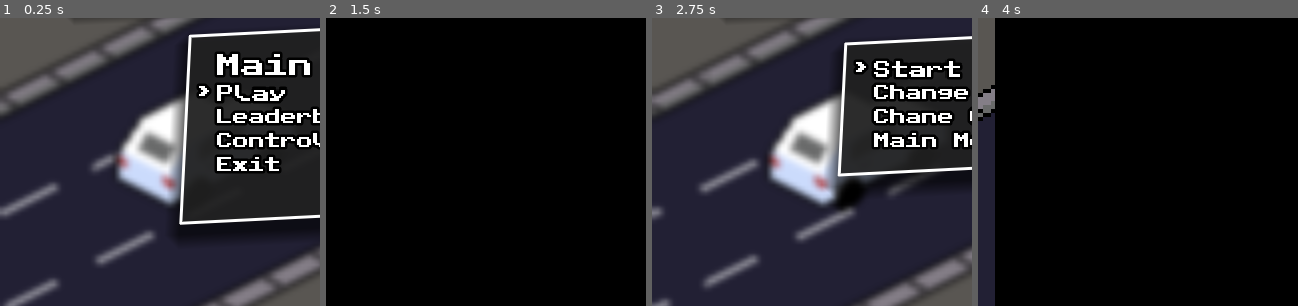
Above: before the commit, frames 1-4 (left to right).
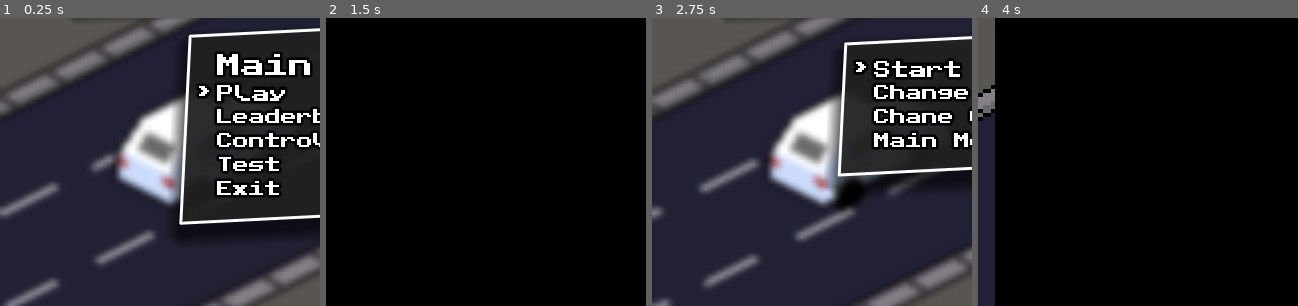
Above: after the commit, the same moments.

Repository: Antisune101/2D-Racer-The-Sequel
Game: Godot game, scene res://scenes/title_screen.tscn
Same seed, same stepped clock (60 frames per second), same inputs: the game is played once before the commit and once after it.
Inputs (mouse positions are % of the whole screen's width and height, from its top left):
- Up to frame 1 (0.25 s): no input
- Up to frame 2 (1.5 s): move the mouse to (72, 45) at 0.52 s; hold D (steer_right) 0.53-1.28 s; hold W (boost) 0.53-1.28 s; tap Space (ui_select) at 0.77 s; move the mouse to (30, 55) at 1.27 s; hold S (brake) from 1.28 s (still down); tap W (boost) at 1.35 s
- Up to frame 3 (2.75 s): tap Space (ui_select) at 1.52 s; move the mouse to (60, 28) at 2.02 s; release S (brake) at 2.03 s; hold D (steer_right) from 2.03 s (still down); hold W (boost) from 2.03 s (still down)
- Up to frame 4 (4 s): move the mouse to (45, 70) at 2.77 s; release D (steer_right) at 2.78 s; release W (boost) at 2.78 s; hold Up (ui_up) 2.78-3.53 s; tap W (boost) at 2.85 s; tap Space (ui_select) at 3.02, 3.77 s; move the mouse to (80, 65) at 3.52 s; hold A (steer_left) from 3.53 s (still down); hold W (boost) from 3.53 s (still down)
The pictures show only the part of the screen within x 0-50%, y 35-85%; the shares and areas given below are measured in that part.

The runs differ from the first frame. In frame 1, 1.4% of the frame differs, in the area x 67-88%, y 47-63%; in frame 2, nothing differs; in frame 3, less than 0.1%; in frame 4, nothing differs.

Commit message:
Dirty backup

Diff:
--- a/autoload/globals.gd
+++ b/autoload/globals.gd
@@ -6,6 +6,12 @@
 signal player_speed_updated
 signal player_color_updated(new_color: int)
 signal reload_menu_cursor
+signal osk_letter_input(letter: String)
+
+# Signals related to the on screen keyboard or O.S.K for short
+signal osk_delete_input
+signal osk_space_input
+signal osk_enter_input
 
 enum CarColors {
 	RED,
--- a/autoload/scene_manager.gd
+++ b/autoload/scene_manager.gd
@@ -1,4 +1,5 @@
 extends Node2D
+
 
 @export_category("Trans Animation")
 @export var duration: float
@@ -7,7 +8,7 @@
 
 var current_scene: String = "main_menu"
 var is_transitioning: bool = false
-
+var is_covered: bool = false
 
 @onready var cover: ColorRect = $CanvasLayer/ColorRect
 @onready var cover_width: float = cover.size.x
@@ -16,6 +17,7 @@
 const SCENES: Dictionary = {
 	"main_menu": "res://scenes/title_screen.tscn",
 	"game": "res://scenes/game.tscn",
+	"hall_of_fame": "res://scenes/hall_of_fame.tscn",
 	"debug": "res://scenes/debug_game.tscn",
 	"customize": "res://scenes/customize_scene.tscn"
 }
@@ -45,12 +47,13 @@
 
 
 func cover_screen() -> void:
+	is_covered = true
+	cover.position = Vector2(-cover_width, 0)
 	await get_tween().set_ease(Tween.EASE_IN).tween_property(cover, "position", Vector2.ZERO, duration).finished
-
 
 func show_screen() -> void:
 	await get_tween().set_ease(Tween.EASE_IN_OUT).tween_property(cover, "position", Vector2(cover_width, 0), duration).finished
-	cover.position = Vector2(-cover_width, 0)
+	is_covered = false
 
 
 func get_tween() -> Tween:
--- a/scenes/customize_scene.tscn
+++ b/scenes/customize_scene.tscn
@@ -97,6 +97,7 @@
 script = ExtResource("7_h2kj3")
 
 [node name="ChangeCar" parent="UI/UI/CenteredMenus" index="2" instance=ExtResource("2_3t46i")]
+visible = false
 layout_mode = 2
 
 [node name="GameTitle" parent="UI/UI/CenteredMenus/ChangeCar" index="0"]
--- a/scenes/game.gd
+++ b/scenes/game.gd
@@ -2,25 +2,36 @@
 
 
 @export var score_label: Label
+@export var game_over_menu: UIMenu
 
 var game_over: bool = false
-var score: int = 0
 var score_hundreth: int = 0
 
 
 func _ready() -> void:
+	Globals.score = 0
 	update_score()
-	Globals.game_over.connect(func(): game_over = true)
+	Globals.game_over.connect(_on_game_over)
 
 
 func update_score() -> void:
 	if game_over: return
 
-	score += 1
-	if score % 100 == 0 && score / 100 > score_hundreth:
-		score_hundreth = score / 100
+	Globals.score += 1
+	if Globals.score % 100 == 0 && Globals.score / 100 > score_hundreth:
+		score_hundreth = Globals.score / 100
 		SoundManager.play_sound("score")
 
-	score_label.text = str(score).pad_zeros(5)
+	score_label.text = str(Globals.score).pad_zeros(5)
 	await get_tree().create_timer(0.1).timeout
 	update_score()
+
+
+func _on_game_over() -> void:
+	game_over = true
+	var top_scores: Dictionary = await SilentWolf.Scores.get_scores().sw_get_scores_complete
+
+	if top_scores.scores.size() < 10  || Globals.score > top_scores.scores[-1].score:
+		SceneManager.transition_to_scene("hall_of_fame")
+	else:
+		Globals.change_to_menu.emit(game_over_menu)
--- a/scenes/game.tscn
+++ b/scenes/game.tscn
@@ -52,9 +52,10 @@
 "RESET": SubResource("Animation_ptmv6")
 }
 
-[node name="Game" node_paths=PackedStringArray("score_label") instance=ExtResource("1_l8b2v")]
+[node name="Game" node_paths=PackedStringArray("score_label", "game_over_menu") instance=ExtResource("1_l8b2v")]
 script = ExtResource("2_eirjf")
 score_label = NodePath("UI/UI/UncenteredMenus/InGame/HBoxContainer/ScoreLabel")
+game_over_menu = NodePath("UI/UI/UncenteredMenus/GameOver")
 
 [node name="UI" parent="UI" index="0" node_paths=PackedStringArray("starting_menu")]
 starting_menu = NodePath("UncenteredMenus/InGame")
--- /dev/null
+++ b/scenes/hall_of_fame.tscn
@@ -0,0 +1,324 @@
+[gd_scene load_steps=10 format=3 uid="uid://dxcw38qcdsf4q"]
+
+[ext_resource type="PackedScene" uid="uid://c6diigt41pq5e" path="res://ui/ui.tscn" id="1_k5hc1"]
+[ext_resource type="Script" path="res://ui/menus/highscore/ui_highscore.gd" id="2_b20uc"]
+[ext_resource type="PackedScene" uid="uid://cn2db17smb8fn" path="res://ui/ui_menu.tscn" id="2_otunn"]
+[ext_resource type="Script" path="res://ui/buttons/ui_osk_letter_btn.gd" id="3_p3x3c"]
+[ext_resource type="Script" path="res://ui/buttons/ui_button.gd" id="4_tgg1p"]
+[ext_resource type="Texture2D" uid="uid://dkkb1iw2mq7ab" path="res://assets/art/input icons/OSK/keyboard_backspace_icon.svg" id="5_vkymp"]
+[ext_resource type="Texture2D" uid="uid://5plj8a6ha80y" path="res://assets/art/input icons/OSK/keyboard_space_icon.png" id="6_4fxk3"]
+[ext_resource type="Script" path="res://ui/buttons/ui_change_scene_btn.gd" id="8_twl0o"]
+
+[sub_resource type="StyleBoxFlat" id="StyleBoxFlat_rsbqx"]
+content_margin_left = 10.0
+content_margin_top = 10.0
+content_margin_right = 10.0
+content_margin_bottom = 10.0
+bg_color = Color(0.137255, 0.137255, 0.137255, 0.862745)
+border_width_left = 3
+border_width_top = 3
+border_width_right = 3
+border_width_bottom = 3
+border_color = Color(1, 1, 1, 1)
+corner_detail = 20
+expand_margin_left = 2.0
+expand_margin_top = 2.0
+expand_margin_right = 2.0
+expand_margin_bottom = 2.0
+shadow_size = 15
+shadow_offset = Vector2(0, 10)
+
+[node name="HallOfFame" type="Node2D"]
+
+[node name="CanvasLayer" type="CanvasLayer" parent="."]
+
+[node name="UI" parent="CanvasLayer" node_paths=PackedStringArray("starting_menu") instance=ExtResource("1_k5hc1")]
+starting_menu = NodePath("CenteredMenus/Highscore")
+
+[node name="Highscore" parent="CanvasLayer/UI/CenteredMenus" index="0" node_paths=PackedStringArray("GAME_OVER_MENU", "LOADING_MENU", "NAME_LABEL", "DELETE_BTN", "SPACE_BTN", "SUBMIT_BTN") instance=ExtResource("2_otunn")]
+layout_mode = 2
+script = ExtResource("2_b20uc")
+GAME_OVER_MENU = NodePath("../GameOver")
+LOADING_MENU = NodePath("../Loading")
+NAME_LABEL = NodePath("PanelContainer/MarginContainer/VBoxContainer/PanelContainer/PlayerName")
+DELETE_BTN = NodePath("PanelContainer/MarginContainer/VBoxContainer/GridButtons/DeleteBtn")
+SPACE_BTN = NodePath("PanelContainer/MarginContainer/VBoxContainer/GridButtons/SpaceBtn")
+SUBMIT_BTN = NodePath("PanelContainer/MarginContainer/VBoxContainer/GridButtons/SubmitBtn")
+NAME_CHAR_LIMIT = 12
+is_grid = true
+
+[node name="PanelContainer" parent="CanvasLayer/UI/CenteredMenus/Highscore" index="1"]
+offset_left = -220.0
+offset_top = -75.0
+offset_right = 220.0
+offset_bottom = 158.0
+
+[node name="Label" parent="CanvasLayer/UI/CenteredMenus/Highscore/PanelContainer/MarginContainer/VBoxContainer" index="0"]
+text = "Enter your name:"
+
+[node name="PanelContainer" type="PanelContainer" parent="CanvasLayer/UI/CenteredMenus/Highscore/PanelContainer/MarginContainer/VBoxContainer" index="1"]
+layout_mode = 2
+theme_override_styles/panel = SubResource("StyleBoxFlat_rsbqx")
+
+[node name="PlayerName" type="Label" parent="CanvasLayer/UI/CenteredMenus/Highscore/PanelContainer/MarginContainer/VBoxContainer/PanelContainer"]
+unique_name_in_owner = true
+layout_mode = 2
+
+[node name="Buttons" parent="CanvasLayer/UI/CenteredMenus/Highscore/PanelContainer/MarginContainer/VBoxContainer" index="2"]
+visible = false
+
+[node name="GridButtons" parent="CanvasLayer/UI/CenteredMenus/Highscore/PanelContainer/MarginContainer/VBoxContainer" index="3"]
+columns = 7
+
+[node name="A" type="Label" parent="CanvasLayer/UI/CenteredMenus/Highscore/PanelContainer/MarginContainer/VBoxContainer/GridButtons" index="0"]
+layout_mode = 2
+text = "A"
+script = ExtResource("3_p3x3c")
+
+[node name="B" type="Label" parent="CanvasLayer/UI/CenteredMenus/Highscore/PanelContainer/MarginContainer/VBoxContainer/GridButtons" index="1"]
+layout_mode = 2
+text = "B"
+script = ExtResource("3_p3x3c")
+
+[node name="C" type="Label" parent="CanvasLayer/UI/CenteredMenus/Highscore/PanelContainer/MarginContainer/VBoxContainer/GridButtons" index="2"]
+layout_mode = 2
+text = "C"
+script = ExtResource("3_p3x3c")
+letter = "C"
+
+[node name="D" type="Label" parent="CanvasLayer/UI/CenteredMenus/Highscore/PanelContainer/MarginContainer/VBoxContainer/GridButtons" index="3"]
+layout_mode = 2
+text = "D"
+script = ExtResource("3_p3x3c")
+letter = "D"
+
+[node name="E" type="Label" parent="CanvasLayer/UI/CenteredMenus/Highscore/PanelContainer/MarginContainer/VBoxContainer/GridButtons" index="4"]
+layout_mode = 2
+text = "E"
+script = ExtResource("3_p3x3c")
+letter = "E"
+
+[node name="F" type="Label" parent="CanvasLayer/UI/CenteredMenus/Highscore/PanelContainer/MarginContainer/VBoxContainer/GridButtons" index="5"]
+layout_mode = 2
+text = "F"
+script = ExtResource("3_p3x3c")
+letter = "F"
+
+[node name="DeleteBtn" type="Label" parent="CanvasLayer/UI/CenteredMenus/Highscore/PanelContainer/MarginContainer/VBoxContainer/GridButtons" index="6"]
+custom_minimum_size = Vector2(0, 25)
+layout_mode = 2
+script = ExtResource("4_tgg1p")
+
+[node name="TextureRect" type="TextureRect" parent="CanvasLayer/UI/CenteredMenus/Highscore/PanelContainer/MarginContainer/VBoxContainer/GridButtons/DeleteBtn"]
+layout_mode = 1
+anchors_preset = 4
+anchor_top = 0.5
+anchor_bottom = 0.5
+offset_top = -18.5
+offset_right = 41.0
+offset_bottom = 18.5
+grow_vertical = 2
+texture = ExtResource("5_vkymp")
+expand_mode = 2
+
+[node name="G" type="Label" parent="CanvasLayer/UI/CenteredMenus/Highscore/PanelContainer/MarginContainer/VBoxContainer/GridButtons" index="7"]
+layout_mode = 2
+text = "G"
+script = ExtResource("3_p3x3c")
+letter = "G"
+
+[node name="H" type="Label" parent="CanvasLayer/UI/CenteredMenus/Highscore/PanelContainer/MarginContainer/VBoxContainer/GridButtons" index="8"]
+layout_mode = 2
+text = "H"
+script = ExtResource("3_p3x3c")
+letter = "H"
+
+[node name="I" type="Label" parent="CanvasLayer/UI/CenteredMenus/Highscore/PanelContainer/MarginContainer/VBoxContainer/GridButtons" index="9"]
+layout_mode = 2
+text = "I"
+script = ExtResource("3_p3x3c")
+letter = "I"
+
+[node name="J" type="Label" parent="CanvasLayer/UI/CenteredMenus/Highscore/PanelContainer/MarginContainer/VBoxContainer/GridButtons" index="10"]
+layout_mode = 2
+text = "J"
+script = ExtResource("3_p3x3c")
+letter = "J"
+
+[node name="K" type="Label" parent="CanvasLayer/UI/CenteredMenus/Highscore/PanelContainer/MarginContainer/VBoxContainer/GridButtons" index="11"]
+layout_mode = 2
+text = "K"
+script = ExtResource("3_p3x3c")
+letter = "K"
+
+[node name="L" type="Label" parent="CanvasLayer/UI/CenteredMenus/Highscore/PanelContainer/MarginContainer/VBoxContainer/GridButtons" index="12"]
+layout_mode = 2
+text = "L"
+script = ExtResource("3_p3x3c")
+letter = "L"
+
+[node name="SpaceBtn" type="Label" parent="CanvasLayer/UI/CenteredMenus/Highscore/PanelContainer/MarginContainer/VBoxContainer/GridButtons" index="13"]
+custom_minimum_size = Vector2(0, 22)
+layout_mode = 2
+script = ExtResource("4_tgg1p")
+
+[node name="TextureRect" type="TextureRect" parent="CanvasLayer/UI/CenteredMenus/Highscore/PanelContainer/MarginContainer/VBoxContainer/GridButtons/SpaceBtn"]
+layout_mode = 1
+anchors_preset = 4
+anchor_top = 0.5
+anchor_bottom = 0.5
+offset_top = -12.5
+offset_right = 40.0
+offset_bottom = 12.5
+grow_vertical = 2
+texture = ExtResource("6_4fxk3")
+expand_mode = 2
+
+[node name="M" type="Label" parent="CanvasLayer/UI/CenteredMenus/Highscore/PanelContainer/MarginContainer/VBoxContainer/GridButtons" index="14"]
+layout_mode = 2
+text = "M"
+script = ExtResource("3_p3x3c")
+letter = "M"
+
+[node name="N" type="Label" parent="CanvasLayer/UI/CenteredMenus/Highscore/PanelContainer/MarginContainer/VBoxContainer/GridButtons" index="15"]
+layout_mode = 2
+text = "N"
+script = ExtResource("3_p3x3c")
+letter = "N"
+
+[node name="O" type="Label" parent="CanvasLayer/UI/CenteredMenus/Highscore/PanelContainer/MarginContainer/VBoxContainer/GridButtons" index="16"]
+layout_mode = 2
+text = "O"
+script = ExtResource("3_p3x3c")
+letter = "O"
+
+[node name="P" type="Label" parent="CanvasLayer/UI/CenteredMenus/Highscore/PanelContainer/MarginContainer/VBoxContainer/GridButtons" index="17"]
+layout_mode = 2
+text = "P"
+script = ExtResource("3_p3x3c")
+letter = "P"
+
+[node name="Q" type="Label" parent="CanvasLayer/UI/CenteredMenus/Highscore/PanelContainer/MarginContainer/VBoxContainer/GridButtons" index="18"]
+layout_mode = 2
+text = "Q"
+script = ExtResource("3_p3x3c")
+letter = "Q"
+
+[node name="R" type="Label" parent="CanvasLayer/UI/CenteredMenus/Highscore/PanelContainer/MarginContainer/VBoxContainer/GridButtons" index="19"]
+layout_mode = 2
+text = "R"
+script = ExtResource("3_p3x3c")
+letter = "R"
+
+[node name="SubmitBtn" type="Label" parent="CanvasLayer/UI/CenteredMenus/Highscore/PanelContainer/MarginContainer/VBoxContainer/GridButtons" index="20"]
+layout_mode = 2
+text = "SUBMIT SCORE"
+script = ExtResource("4_tgg1p")
+
+[node name="S" type="Label" parent="CanvasLayer/UI/CenteredMenus/Highscore/PanelContainer/MarginContainer/VBoxContainer/GridButtons" index="21"]
+layout_mode = 2
+text = "S"
+script = ExtResource("3_p3x3c")
+letter = "S"
+
+[node name="T" type="Label" parent="CanvasLayer/UI/CenteredMenus/Highscore/PanelContainer/MarginContainer/VBoxContainer/GridButtons" index="22"]
+layout_mode = 2
+text = "T"
+script = ExtResource("3_p3x3c")
+letter = "T"
+
+[node name="U" type="Label" parent="CanvasLayer/UI/CenteredMenus/Highscore/PanelContainer/MarginContainer/VBoxContainer/GridButtons" index="23"]
+layout_mode = 2
+text = "U"
+script = ExtResource("3_p3x3c")
+letter = "U"
+
+[node name="V" type="Label" parent="CanvasLayer/UI/CenteredMenus/Highscore/PanelContainer/MarginContainer/VBoxContainer/GridButtons" index="24"]
+layout_mode = 2
+text = "V"
+script = ExtResource("3_p3x3c")
+letter = "V"
+
+[node name="W" type="Label" parent="CanvasLayer/UI/CenteredMenus/Highscore/PanelContainer/MarginContainer/VBoxContainer/GridButtons" index="25"]
+layout_mode = 2
+text = "W"
+script = ExtResource("3_p3x3c")
+letter = "W"
+
+[node name="X" type="Label" parent="CanvasLayer/UI/CenteredMenus/Highscore/PanelContainer/MarginContainer/VBoxContainer/GridButtons" index="26"]
+layout_mode = 2
+text = "X"
+script = ExtResource("3_p3x3c")
+letter = "X"
+
+[node name="CancelBtn" type="Label" parent="CanvasLayer/UI/CenteredMenus/Highscore/PanelContainer/MarginContainer/VBoxContainer/GridButtons" index="27"]
+layout_mode = 2
+text = "Useless buttton
+(For spacing purposes)"
+script = ExtResource("4_tgg1p")
+
+[node name="Y" type="Label" parent="CanvasLayer/UI/CenteredMenus/Highscore/PanelContainer/MarginContainer/VBoxContainer/GridButtons" index="28"]
+layout_mode = 2
+text = "Y"
+script = ExtResource("3_p3x3c")
+letter = "Y"
+
+[node name="Z" type="Label" parent="CanvasLayer/UI/CenteredMenus/Highscore/PanelContainer/MarginContainer/VBoxContainer/GridButtons" index="29"]
+layout_mode = 2
+text = "Z"
+script = ExtResource("3_p3x3c")
+letter = "Z"
+
+[node name="GameOver" parent="CanvasLayer/UI/CenteredMenus" index="1" instance=ExtResource("2_otunn")]
+visible = false
+layout_mode = 2
+
+[node name="PanelContainer" parent="CanvasLayer/UI/CenteredMenus/GameOver" index="1"]
+offset_top = -75.0
+offset_bottom = 11.0
+
+[node name="Label" parent="CanvasLayer/UI/CenteredMenus/GameOver/PanelContainer/MarginContainer/VBoxContainer" index="0"]
+visible = false
+
+[node name="UIChangeSceneBtn" type="Label" parent="CanvasLayer/UI/CenteredMenus/GameOver/PanelContainer/MarginContainer/VBoxContainer/Buttons" index="0"]
+layout_mode = 2
+text = "Restart"
+script = ExtResource("8_twl0o")
+scene_id = "game"
+
+[node name="UIChangeSceneBtn2" type="Label" parent="CanvasLayer/UI/CenteredMenus/GameOver/PanelContainer/MarginContainer/VBoxContainer/Buttons" index="1"]
+layout_mode = 2
+text = "Return to Menu"
+script = ExtResource("8_twl0o")
+scene_id = "main_menu"
+
+[node name="Loading" parent="CanvasLayer/UI/CenteredMenus" index="2" groups=["no_transition_menu"] instance=ExtResource("2_otunn")]
+visible = false
+layout_mode = 2
+
+[node name="PanelContainer" parent="CanvasLayer/UI/CenteredMenus/Loading" index="1"]
+offset_top = -75.0
+offset_bottom = 11.0
+
+[node name="Label" parent="CanvasLayer/UI/CenteredMenus/Loading/PanelContainer/MarginContainer/VBoxContainer" index="0"]
+text = "Submitting Score..."
+
+[node name="Buttons" parent="CanvasLayer/UI/CenteredMenus/Loading/PanelContainer/MarginContainer/VBoxContainer" index="1"]
+visible = false
+
+[node name="GridButtons" parent="CanvasLayer/UI/CenteredMenus/Loading/PanelContainer/MarginContainer/VBoxContainer" index="2"]
+visible = false
+
+[node name="UncenteredMenus" parent="CanvasLayer/UI" index="2"]
+offset_left = -11.0
+offset_top = 4.0
+offset_right = -11.0
+offset_bottom = 4.0
+
+[editable path="CanvasLayer/UI"]
+[editable path="CanvasLayer/UI/CenteredMenus/Highscore"]
+[editable path="CanvasLayer/UI/CenteredMenus/Highscore/GameTitle"]
+[editable path="CanvasLayer/UI/CenteredMenus/GameOver"]
+[editable path="CanvasLayer/UI/CenteredMenus/GameOver/GameTitle"]
+[editable path="CanvasLayer/UI/CenteredMenus/Loading"]
+[editable path="CanvasLayer/UI/CenteredMenus/Loading/GameTitle"]
--- a/scenes/title_screen.tscn
+++ b/scenes/title_screen.tscn
@@ -84,14 +84,34 @@
 script = ExtResource("4_bkuiu")
 target_menu = NodePath("../../../../../../Controls")
 
-[node name="UIExitBtn" type="Label" parent="UI/UI/CenteredMenus/MainMenu/PanelContainer/MarginContainer/VBoxContainer/Buttons" index="3"]
+[node name="UISwitchMenuBtn4" type="Label" parent="UI/UI/CenteredMenus/MainMenu/PanelContainer/MarginContainer/VBoxContainer/Buttons" index="3" node_paths=PackedStringArray("target_menu")]
+layout_mode = 2
+text = "Test"
+script = ExtResource("4_bkuiu")
+target_menu = NodePath("../../../../../../Settings")
+
+[node name="UIExitBtn" type="Label" parent="UI/UI/CenteredMenus/MainMenu/PanelContainer/MarginContainer/VBoxContainer/Buttons" index="4"]
 layout_mode = 2
 text = "Exit"
 script = ExtResource("5_viewp")
 
 [node name="Settings" parent="UI/UI/CenteredMenus" index="1" instance=ExtResource("2_d73b0")]
+layout_mode = 2
+is_grid = true
+
+[node name="PanelContainer" parent="UI/UI/CenteredMenus/Settings" index="1"]
+anchors_preset = 15
+anchor_left = 0.0
+anchor_top = 0.0
+anchor_right = 1.0
+anchor_bottom = 1.0
+offset_left = 0.0
+offset_top = 0.0
+offset_right = 0.0
+offset_bottom = 0.0
+
+[node name="Buttons" parent="UI/UI/CenteredMenus/Settings/PanelContainer/MarginContainer/VBoxContainer" index="1"]
 visible = false
-layout_mode = 2
 
 [node name="UISwitchMenuBtn" type="Label" parent="UI/UI/CenteredMenus/Settings/PanelContainer/MarginContainer/VBoxContainer/Buttons" index="0" node_paths=PackedStringArray("target_menu")]
 layout_mode = 2
@@ -103,6 +123,56 @@
 layout_mode = 2
 text = "Back"
 script = ExtResource("7_6dkgt")
+
+[node name="GridButtons" parent="UI/UI/CenteredMenus/Settings/PanelContainer/MarginContainer/VBoxContainer" index="2"]
+theme_override_constants/h_separation = 22
+theme_override_constants/v_separation = 12
+columns = 3
+
+[node name="UIBackBtn" type="Label" parent="UI/UI/CenteredMenus/Settings/PanelContainer/MarginContainer/VBoxContainer/GridButtons" index="0"]
+layout_mode = 2
+text = "Back"
+script = ExtResource("7_6dkgt")
+
+[node name="UIButton" type="Label" parent="UI/UI/CenteredMenus/Settings/PanelContainer/MarginContainer/VBoxContainer/GridButtons" index="1"]
+layout_mode = 2
+text = "Test"
+script = ExtResource("26_radbe")
+
+[node name="UIButton2" type="Label" parent="UI/UI/CenteredMenus/Settings/PanelContainer/MarginContainer/VBoxContainer/GridButtons" index="2"]
+layout_mode = 2
+text = "Test"
+script = ExtResource("26_radbe")
+
+[node name="UIButton3" type="Label" parent="UI/UI/CenteredMenus/Settings/PanelContainer/MarginContainer/VBoxContainer/GridButtons" index="3"]
+layout_mode = 2
+text = "Test"
+script = ExtResource("26_radbe")
+
+[node name="UIButton4" type="Label" parent="UI/UI/CenteredMenus/Settings/PanelContainer/MarginContainer/VBoxContainer/GridButtons" index="4"]
+layout_mode = 2
+text = "Test"
+script = ExtResource("26_radbe")
+
+[node name="UIButton5" type="Label" parent="UI/UI/CenteredMenus/Settings/PanelContainer/MarginContainer/VBoxContainer/GridButtons" index="5"]
+layout_mode = 2
+text = "Test"
+script = ExtResource("26_radbe")
+
+[node name="UIButton6" type="Label" parent="UI/UI/CenteredMenus/Settings/PanelContainer/MarginContainer/VBoxContainer/GridButtons" index="6"]
+layout_mode = 2
+text = "Test"
+script = ExtResource("26_radbe")
+
+[node name="UIButton7" type="Label" parent="UI/UI/CenteredMenus/Settings/PanelContainer/MarginContainer/VBoxContainer/GridButtons" index="7"]
+layout_mode = 2
+text = "Test"
+script = ExtResource("26_radbe")
+
+[node name="UIButton8" type="Label" parent="UI/UI/CenteredMenus/Settings/PanelContainer/MarginContainer/VBoxContainer/GridButtons" index="8"]
+layout_mode = 2
+text = "Test"
+script = ExtResource("26_radbe")
 
 [node name="Controls" parent="UI/UI/CenteredMenus" index="2" instance=ExtResource("2_d73b0")]
 visible = false
@@ -282,6 +352,7 @@
 script = ExtResource("7_6dkgt")
 
 [node name="Leaderboard" parent="UI/UI/CenteredMenus" index="3" node_paths=PackedStringArray("SCORE_CONTAINER", "LOAD_LABEL") instance=ExtResource("2_d73b0")]
+visible = false
 layout_mode = 2
 script = ExtResource("24_yysj1")
 ENTRY_SCENE = ExtResource("25_2hsp7")
--- a/ui/CrashUIAnim.gd
+++ b/ui/CrashUIAnim.gd
@@ -10,4 +10,3 @@
 	await Globals.game_over
 	anim_player.play("GameOver")
 	await anim_player.animation_finished
-	Globals.change_to_menu.emit(game_over_menu)
--- /dev/null
+++ b/ui/menus/highscore/ui_highscore.gd
@@ -0,0 +1,57 @@
+class_name UIHighscore extends UIMenu
+
+@export var GAME_OVER_MENU: UIMenu
+@export var LOADING_MENU: UIMenu
+@export var NAME_LABEL: Label
+@export var DELETE_BTN: UIButton
+@export var SPACE_BTN: UIButton
+@export var SUBMIT_BTN: UIButton
+@export var NAME_CHAR_LIMIT: int = 12
+
+var player_name: String = Globals.player_name :
+	set(new_name):
+		player_name = new_name
+		NAME_LABEL.text = player_name
+
+
+func _ready() -> void:
+	Globals.osk_letter_input.connect(_on_osk_letter_input)
+	DELETE_BTN.pressed.connect(_on_osk_delete)
+	SPACE_BTN.pressed.connect(_on_osk_space)
+	SUBMIT_BTN.pressed.connect(_on_osk_submit)
+
+
+
+func _on_osk_letter_input(letter: String) -> void:
+	if player_name.length() < NAME_CHAR_LIMIT:
+		player_name += letter
+
+
+
+func _on_osk_submit() -> void:
+	if is_name_clean():
+		Globals.player_name = player_name
+		Globals.change_to_menu.emit(LOADING_MENU)
+		await submit_score()
+		Globals.change_to_menu.emit(GAME_OVER_MENU)
+	else:
+		pass
+		#TODO: Put warning stuff here
+
+
+func _on_osk_delete() -> void:
+	if player_name.length() > 0:
+		player_name = player_name.erase(player_name.length() - 1)
+
+
+func _on_osk_space() -> void:
+	if player_name.length() < NAME_CHAR_LIMIT:
+		player_name += " "
+
+
+func submit_score() -> void:
+	await SilentWolf.Scores.save_score(Globals.player_name, Globals.score, "main").sw_save_score_complete
+
+
+func is_name_clean() -> bool:
+	return true
--- a/vehicle/data/vehicle_data.gd
+++ b/vehicle/data/vehicle_data.gd
@@ -1,6 +1,7 @@
 class_name VehicleData extends Resource
 
 const PLAYER_STARTING_POS: float = 0.56
+const PLAYER_CUSTOM_START_POS: float = 0.6
 const PLAYER_SPEED: float = 800.0
 const NPC_SPEED: float = 500.0
 
